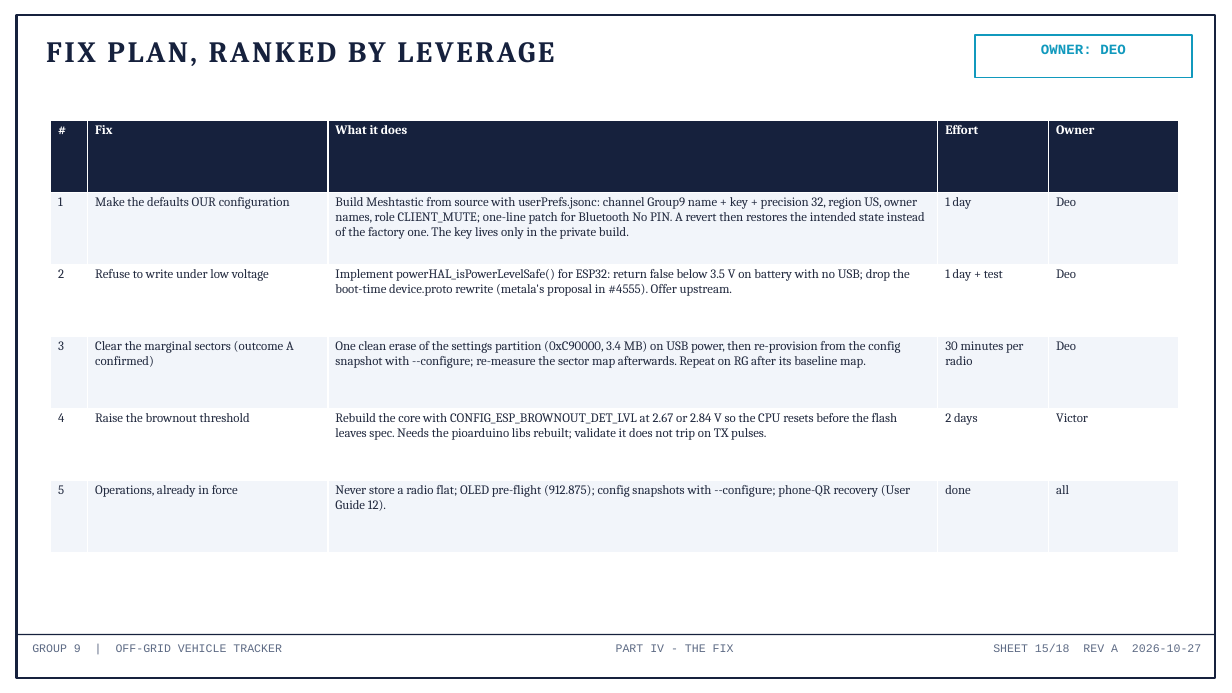
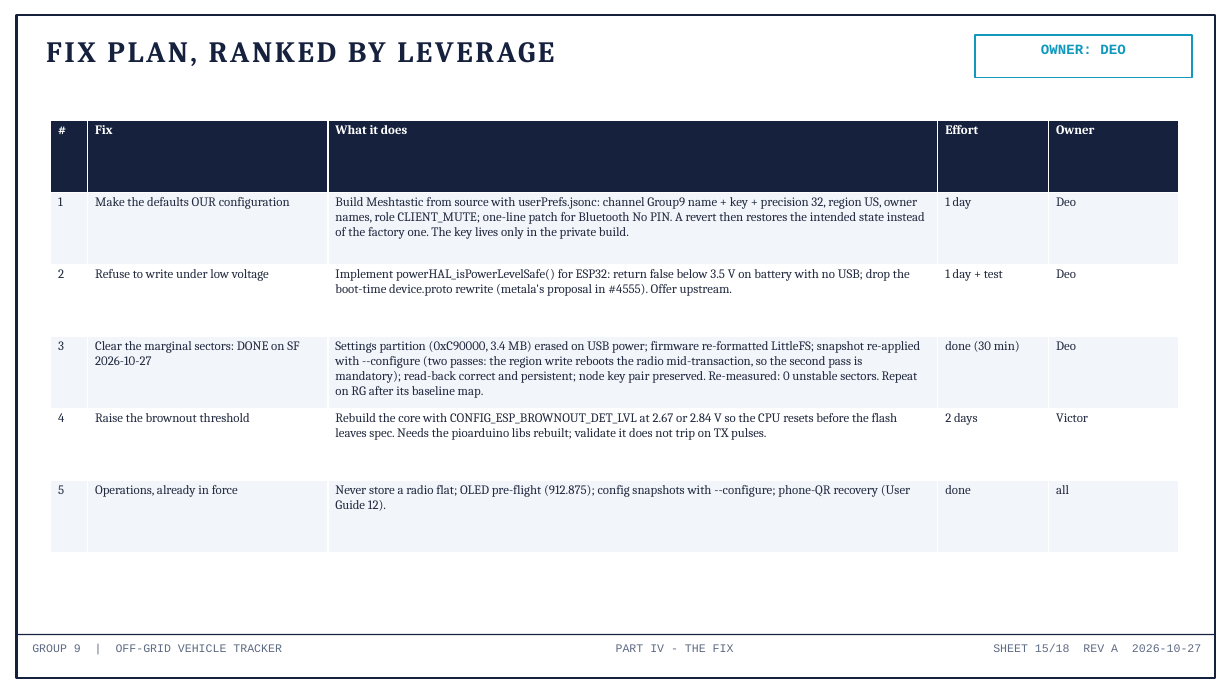
Before and after one commit to deosgracius/offgrid-vehicle-tracker, a slide deck: slide 15 of docs/presentations/Group9_ConfigLoss_RootCause.pptx. Drawn at 1232x693 pixels with LibreOffice and Linux fonts; fonts in the diff are those of the drawing. Boxes give left, top, right and bottom in pixels: in the first picture for what was removed or moved away, otherwise in the second. Text is boxed around its words. In the diff, an @@ line names an element or a change of style, - is before the commit and + after.

```diff
--- a/docs/presentations/Group9_ConfigLoss_RootCause.pptx
+++ b/docs/presentations/Group9_ConfigLoss_RootCause.pptx
@@ table at bbox=[51, 120, 1178, 553] @@
-row 4: 3 | Clear the marginal sectors (outcome A confirmed) | One clean erase of the settings partition (0xC90000, 3.4 MB) on USB power, then re-provision from the config snapshot with --configure; re-measure the sector map afterwards. Repeat on RG after its baseline map. | 30 minutes per radio | Deo
+row 4: 3 | Clear the marginal sectors: DONE on SF 2026-10-27 | Settings partition (0xC90000, 3.4 MB) erased on USB power; firmware re-formatted LittleFS; snapshot re-applied with --configure (two passes: the region write reboots the radio mid-transaction, so the second pass is mandatory); read-back correct and persistent; node key pair preserved. Re-measured: 0 unstable sectors. Repeat on RG after its baseline map. | done (30 min) | Deo
```
Also in this commit, not shown: 3 other slides changed, 6 other files.
